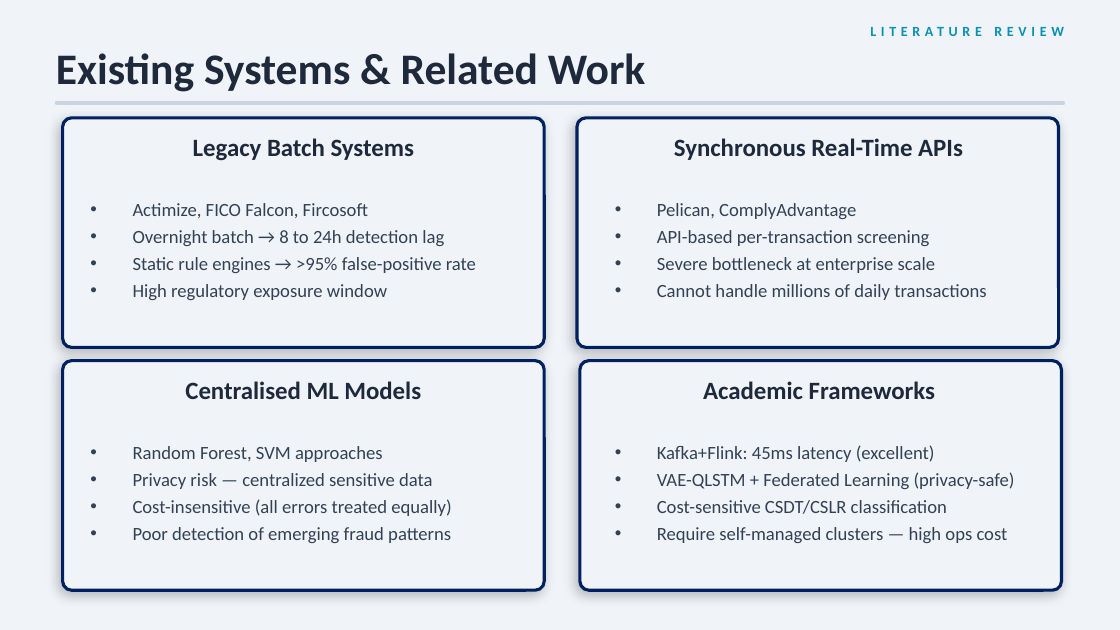
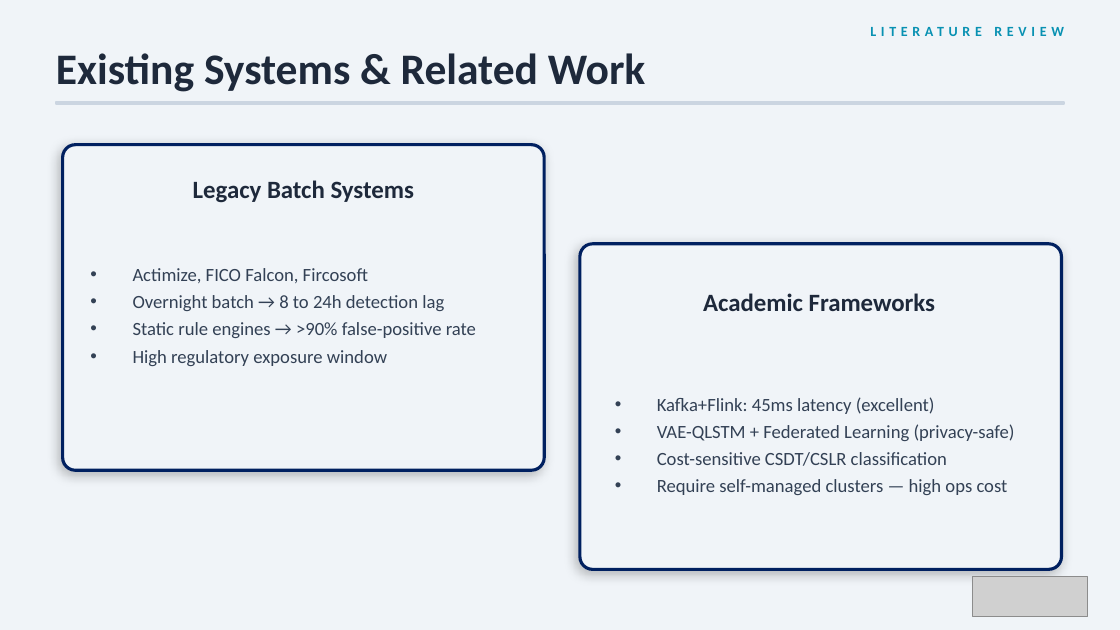
Before and after one commit to MoaviaMahmood/Financial-Transaction-Monitoring, a slide deck: slide 7 of docs/AML_Detection_System_Presentation.pptx (slide 5 before the commit). Drawn at 1120x630 pixels with LibreOffice and Linux fonts; fonts in the diff are those of the drawing; grey boxes stand for pictures. Boxes give left, top, right and bottom in pixels: in the first picture for what was removed or moved away, otherwise in the second. Text is boxed around its words. In the diff, an @@ line names an element or a change of style, - is before the commit and + after.

```diff
--- a/docs/AML_Detection_System_Presentation.pptx
+++ b/docs/AML_Detection_System_Presentation.pptx
@@ rounded rectangle removed at bbox=[577, 118, 1058, 347] @@
@@ rounded rectangle: place and size @@
-rounded rectangle at bbox=[63, 118, 544, 347]
+rounded rectangle at bbox=[63, 144, 544, 470]
@@ text removed at bbox=[674, 138, 963, 160] @@
-Synchronous Real-Time APIs
@@ text "Legacy Batch Systems": place and size @@
-text "Legacy Batch Systems" at bbox=[193, 138, 414, 161]
+text "Legacy Batch Systems" at bbox=[193, 180, 414, 203]
@@ text removed at bbox=[657, 203, 986, 300] @@
-• Pelican, ComplyAdvantage
-• API-based per-transaction screening
-• Severe bottleneck at enterprise scale
-• Cannot handle millions of daily transactions
@@ text "Actimize, FICO Falcon, Fircosoft": place and size @@
-text "Actimize, FICO Falcon, Fircosoft" at bbox=[133, 203, 476, 300]
+text "Actimize, FICO Falcon, Fircosoft" at bbox=[133, 268, 476, 366]
@@ rounded rectangle: place and size @@
-rounded rectangle at bbox=[580, 361, 1062, 590]
+rounded rectangle at bbox=[580, 244, 1062, 570]
@@ text "Academic Frameworks": place and size @@
-text "Academic Frameworks" at bbox=[703, 381, 935, 399]
+text "Academic Frameworks" at bbox=[703, 293, 935, 311]
@@ text at bbox=[133, 322, 476, 338]: text changed @@
-• Static rule engines → >95% false-positive rate
+• Static rule engines → >90% false-positive rate
@@ rounded rectangle removed at bbox=[63, 361, 544, 590] @@
@@ text removed at bbox=[185, 381, 421, 399] @@
-Centralised ML Models
@@ text "Kafka+Flink: 45ms latency (excellent)": place and size @@
-text "Kafka+Flink: 45ms latency (excellent)" at bbox=[657, 445, 1015, 543]
+text "Kafka+Flink: 45ms latency (excellent)" at bbox=[657, 397, 1015, 495]
@@ text removed at bbox=[133, 446, 451, 543] @@
-• Random Forest, SVM approaches
-• Privacy risk — centralized sensitive data
-• Cost-insensitive (all errors treated equally)
-• Poor detection of emerging fraud patterns
@@ picture added at bbox=[972, 577, 1088, 617] @@
```
Also in this commit, not shown: 20 other slides changed, 3 slides added.
